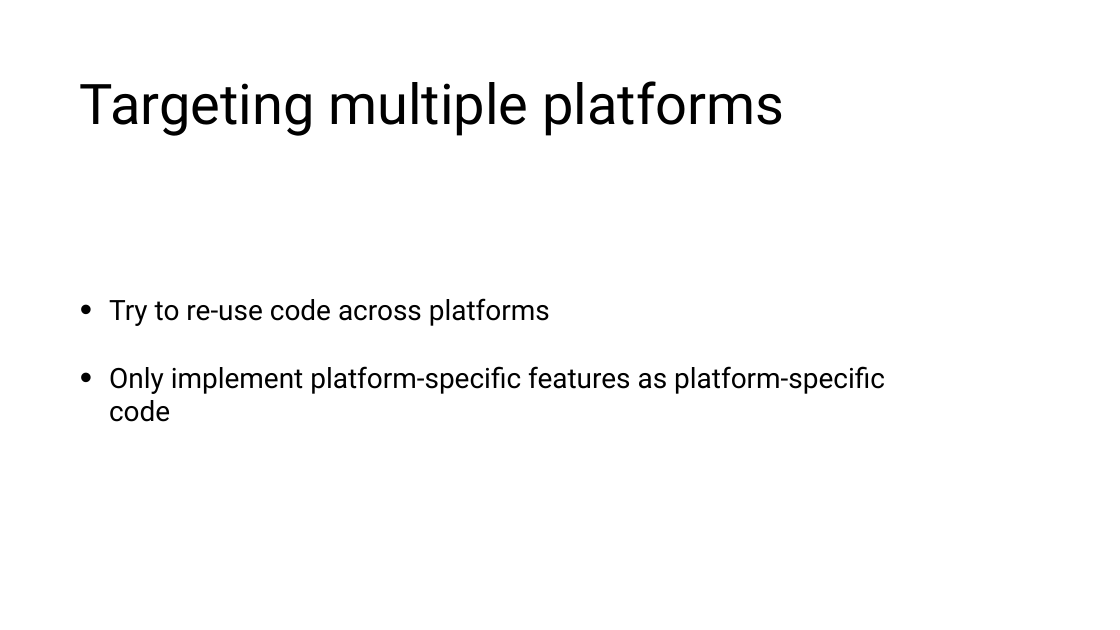
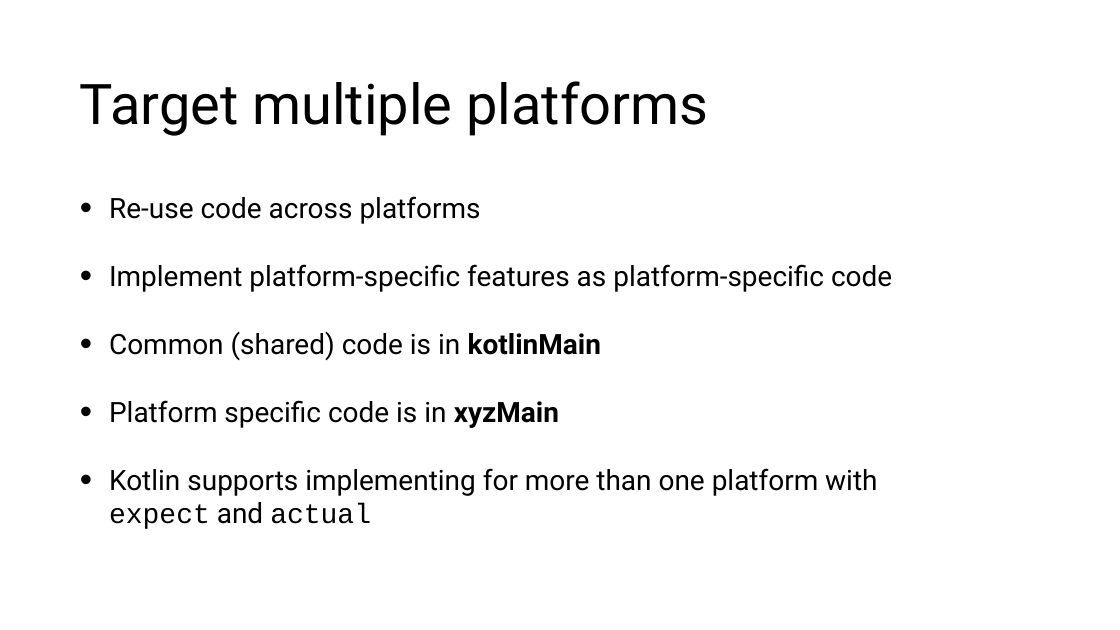
Before and after one commit to tkuenneth/compose_workshop, a slide deck: slide 16 of slides/06_Beyond Android.pptx (slide 12 before the commit). Drawn at 1120x630 pixels with LibreOffice and Linux fonts; fonts in the diff are those of the drawing; background and template pictures are left out. Boxes give left, top, right and bottom in pixels: in the first picture for what was removed or moved away, otherwise in the second. Text is boxed around its words. In the diff, an @@ line names an element or a change of style, - is before the commit and + after.

```diff
--- a/slides/06_Beyond Android.pptx
+++ b/slides/06_Beyond Android.pptx
@@ title at [80, 81, 708, 136]: text changed @@
-Targeting multiple platforms
+Target multiple platforms
@@ text at [109, 196, 892, 529]: text changed @@
-• Try to re-use code across platforms
-• Only implement platform-specific features as platform-specific code
+• Re-use code across platforms
+• Implement platform-specific features as platform-specific code
+• Common (shared) code is in kotlinMain
+• Platform specific code is in xyzMain
+• Kotlin supports implementing for more than one platform with expect and actual
```
Also in this commit, not shown: 2 other slides changed, 6 slides added, 2 slides removed.
